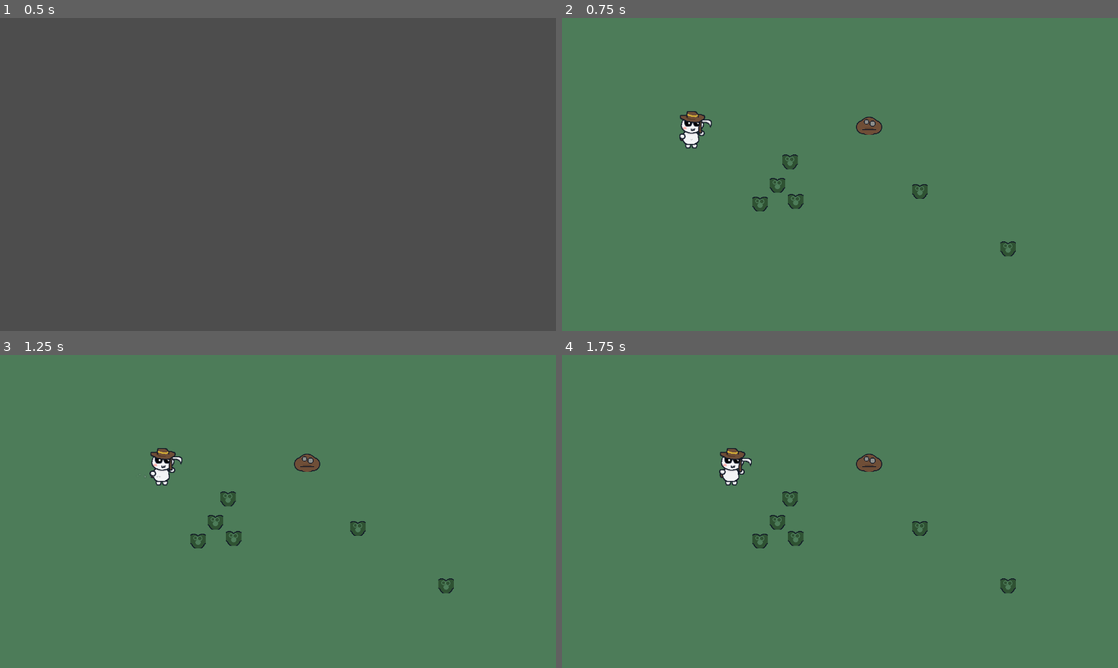
Above: before the commit, frames 1-4 (two rows, left to right).
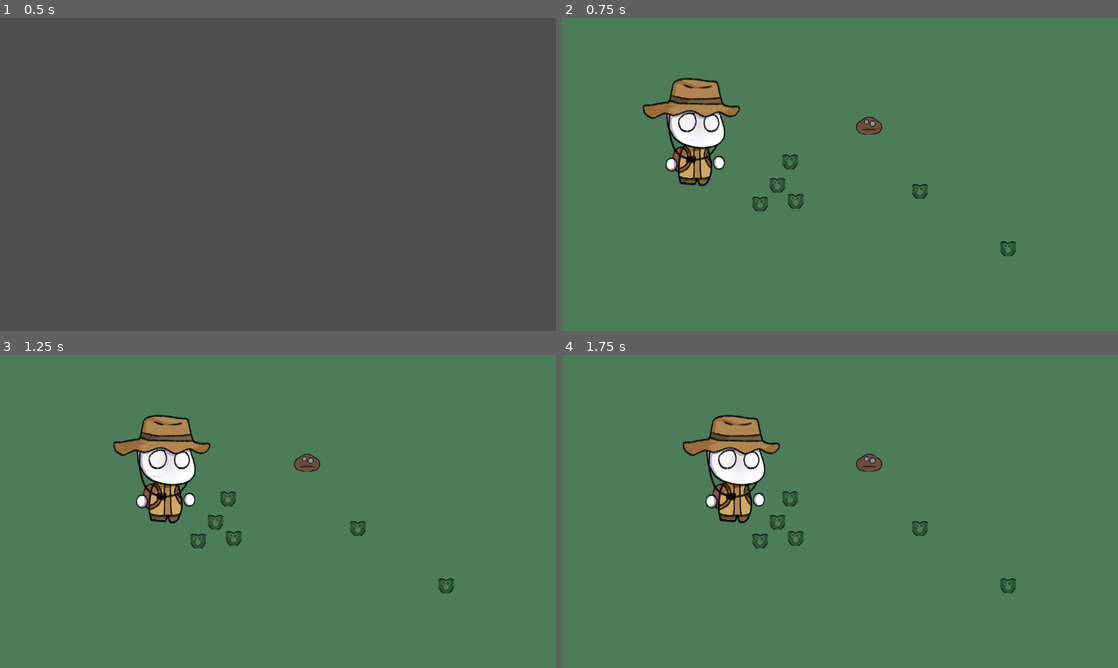
Above: after the commit, the same moments.

Repository: Akabim/arkeolog
Game: Godot game, scene res://src/core/main.tscn
Same seed, same stepped clock (60 frames per second), same inputs: the game is played once before the commit and once after it.
Inputs (mouse positions are in pixels of both pictures, inside the frame that each line leads up to):
- Up to frame 1 (0.5 s): no input
- Up to frame 2 (0.75 s): tap Enter (ui_accept) at 0.5 s; move the mouse to (962, 158) at 0.52 s; hold D (move_right) from 0.53 s (still down); hold E (interact) from 0.53 s (still down); click (962, 158) at 0.67 s
- Up to frame 3 (1.25 s): keep holding D (move_right); keep holding E (interact); tap Enter (ui_accept) at 0.77 s
- Up to frame 4 (1.75 s): release D (move_right) at 1.25 s; release E (interact) at 1.25 s; drag from (728, 527) to (1006, 586) at 1.27 s

Frame 1 is identical in both runs. In frame 2, 3.1% of the frame differs, in the area x 14-32%, y 19-54%; in frame 3, 3.1%, in the area x 20-38%, y 19-54%; in frame 4, 3.1%.
Error after the commit: Invalid assignment of property or key 'texture' with value of type 'CompressedTexture2D' on a base object of type 'null instance'. (res://src/entities/player/p…

Commit message:
Inject high-quality, juicy keyframe animations (idle breathing, walk bounce steps, tool swings) for Nesya's modular character parts

Diff:
--- a/src/entities/player/player.tscn
+++ b/src/entities/player/player.tscn
@@ -1,9 +1,15 @@
 [gd_scene format=3 uid="uid://b8y48k1q6k7g"]
 
-[ext_resource type="Script" path="res://src/entities/player/player.gd" id="1_player"]
-[ext_resource type="Texture2D" uid="uid://c7y58ni4dluq2" path="res://assets/textures/player/karakter.png" id="2_dqkch"]
+[ext_resource type="Script" uid="uid://djgykpijmkgtp" path="res://src/entities/player/player.gd" id="1_player"]
 [ext_resource type="Texture2D" uid="uid://fd32msged4o5" path="res://assets/textures/player/hand.png" id="3_qlg0r"]
-[ext_resource type="Texture2D" uid="uid://bjr2b7huck7wh" path="res://assets/textures/player/scyte.png" id="4_dqkch"]
+[ext_resource type="Texture2D" uid="uid://c0kluls3m0pc4" path="res://assets/textures/player/Char depan/Tas.png" id="3_tk761"]
+[ext_resource type="Texture2D" uid="uid://b5mny30scf5ai" path="res://assets/textures/player/Char depan/Kaki Kiri.png" id="4_n7e5a"]
+[ext_resource type="Texture2D" uid="uid://hq6recn0cxlw" path="res://assets/textures/player/Char depan/Kaki Kanan.png" id="5_kc3pt"]
+[ext_resource type="Texture2D" uid="uid://bqjhchs7as13o" path="res://assets/textures/player/Char depan/Badan.png" id="6_3c4mh"]
+[ext_resource type="Texture2D" uid="uid://dmyrsfombd4rb" path="res://assets/textures/player/Char depan/Kepala.png" id="7_p2qdy"]
+[ext_resource type="Texture2D" uid="uid://cf1ryiq56iq2f" path="res://assets/textures/player/Char depan/Topi.png" id="8_lqdhu"]
+[ext_resource type="Texture2D" uid="uid://boqttln8j6gp3" path="res://assets/textures/player/Char depan/tangan kiri.png" id="9_t8d2k"]
+[ext_resource type="Texture2D" uid="uid://5impdxm6f3uo" path="res://assets/textures/player/Char depan/tangan kanan.png" id="10_yi0df"]
 
 [sub_resource type="CircleShape2D" id="CircleShape2D_player"]
 radius = 28.0
@@ -23,46 +29,106 @@
 tracks/0/type = "value"
 tracks/0/imported = false
 tracks/0/enabled = true
-tracks/0/path = NodePath("Visual/Sprite:scale")
+tracks/0/path = NodePath("Visual/Badan:position")
 tracks/0/interp = 1
 tracks/0/loop_wrap = true
 tracks/0/keys = {
 "times": PackedFloat32Array(0),
 "transitions": PackedFloat32Array(1),
 "update": 0,
-"values": [Vector2(1, 1)]
+"values": [Vector2(0, 0)]
 }
 tracks/1/type = "value"
 tracks/1/imported = false
 tracks/1/enabled = true
-tracks/1/path = NodePath("Visual/HandL:position")
+tracks/1/path = NodePath("Visual/Kepala:position")
 tracks/1/interp = 1
 tracks/1/loop_wrap = true
 tracks/1/keys = {
 "times": PackedFloat32Array(0),
 "transitions": PackedFloat32Array(1),
 "update": 0,
-"values": [Vector2(-22, 12)]
+"values": [Vector2(0, 0)]
 }
 tracks/2/type = "value"
 tracks/2/imported = false
 tracks/2/enabled = true
-tracks/2/path = NodePath("Visual/HandR:position")
+tracks/2/path = NodePath("Visual/Topi:position")
 tracks/2/interp = 1
 tracks/2/loop_wrap = true
 tracks/2/keys = {
 "times": PackedFloat32Array(0),
 "transitions": PackedFloat32Array(1),
 "update": 0,
-"values": [Vector2(22, 12)]
+"values": [Vector2(0, 0)]
 }
 tracks/3/type = "value"
 tracks/3/imported = false
 tracks/3/enabled = true
-tracks/3/path = NodePath("Visual/HandL:rotation")
+tracks/3/path = NodePath("Visual/KakiKiri:position")
 tracks/3/interp = 1
 tracks/3/loop_wrap = true
 tracks/3/keys = {
+"times": PackedFloat32Array(0),
+"transitions": PackedFloat32Array(1),
+"update": 0,
+"values": [Vector2(-126, -123)]
+}
+tracks/4/type = "value"
+tracks/4/imported = false
+tracks/4/enabled = true
+tracks/4/path = NodePath("Visual/KakiKanan:position")
+tracks/4/interp = 1
+tracks/4/loop_wrap = true
+tracks/4/keys = {
+"times": PackedFloat32Array(0),
+"transitions": PackedFloat32Array(1),
+"update": 0,
+"values": [Vector2(-129, -125)]
+}
+tracks/5/type = "value"
+tracks/5/imported = false
+tracks/5/enabled = true
+tracks/5/path = NodePath("Visual/HandL:position")
+tracks/5/interp = 1
+tracks/5/loop_wrap = true
+tracks/5/keys = {
+"times": PackedFloat32Array(0),
+"transitions": PackedFloat32Array(1),
+"update": 0,
+"values": [Vector2(-124, -135)]
+}
+tracks/6/type = "value"
+tracks/6/imported = false
+tracks/6/enabled = true
+tracks/6/path = NodePath("Visual/HandR:position")
+tracks/6/interp = 1
+tracks/6/loop_wrap = true
+tracks/6/keys = {
+"times": PackedFloat32Array(0),
+"transitions": PackedFloat32Array(1),
+"update": 0,
+"values": [Vector2(-131, -128)]
+}
+tracks/7/type = "value"
+tracks/7/imported = false
+tracks/7/enabled = true
+tracks/7/path = NodePath("Visual/HandL:rotation")
+tracks/7/interp = 1
+tracks/7/loop_wrap = true
+tracks/7/keys = {
+"times": PackedFloat32Array(0),
+"transitions": PackedFloat32Array(1),
+"update": 0,
+"values": [0.0]
+}
+tracks/8/type = "value"
+tracks/8/imported = false
+tracks/8/enabled = true
+tracks/8/path = NodePath("Visual/HandR:rotation")
+tracks/8/interp = 1
+tracks/8/loop_wrap = true
+tracks/8/keys = {
 "times": PackedFloat32Array(0),
 "transitions": PackedFloat32Array(1),
 "update": 0,
@@ -76,50 +142,62 @@
 tracks/0/type = "value"
 tracks/0/imported = false
 tracks/0/enabled = true
-tracks/0/path = NodePath("Visual/Sprite:scale")
+tracks/0/path = NodePath("Visual/Badan:position")
 tracks/0/interp = 2
 tracks/0/loop_wrap = true
 tracks/0/keys = {
 "times": PackedFloat32Array(0, 0.8, 1.6),
 "transitions": PackedFloat32Array(1, 1, 1),
 "update": 0,
-"values": [Vector2(1, 1), Vector2(1.02, 0.98), Vector2(1, 1)]
+"values": [Vector2(0, 0), Vector2(0, 1), Vector2(0, 0)]
 }
 tracks/1/type = "value"
 tracks/1/imported = false
 tracks/1/enabled = true
-tracks/1/path = NodePath("Visual/HandL:position")
+tracks/1/path = NodePath("Visual/Kepala:position")
 tracks/1/interp = 2
 tracks/1/loop_wrap = true
 tracks/1/keys = {
 "times": PackedFloat32Array(0, 0.8, 1.6),
 "transitions": PackedFloat32Array(1, 1, 1),
 "update": 0,
-"values": [Vector2(-22, 12), Vector2(-22, 13.5), Vector2(-22, 12)]
+"values": [Vector2(0, 0), Vector2(0, 2), Vector2(0, 0)]
 }
 tracks/2/type = "value"
 tracks/2/imported = false
 tracks/2/enabled = true
-tracks/2/path = NodePath("Visual/HandR:position")
+tracks/2/path = NodePath("Visual/Topi:position")
 tracks/2/interp = 2
 tracks/2/loop_wrap = true
 tracks/2/keys = {
 "times": PackedFloat32Array(0, 0.8, 1.6),
 "transitions": PackedFloat32Array(1, 1, 1),
 "update": 0,
-"values": [Vector2(22, 12), Vector2(22, 13.5), Vector2(22, 12)]
+"values": [Vector2(0, 0), Vector2(0, 2), Vector2(0, 0)]
 }
 tracks/3/type = "value"
 tracks/3/imported = false
 tracks/3/enabled = true
-tracks/3/path = NodePath("Visual/HandR:rotation")
-tracks/3/interp = 1
+tracks/3/path = NodePath("Visual/HandL:position")
+tracks/3/interp = 2
 tracks/3/loop_wrap = true
 tracks/3/keys = {
-"times": PackedFloat32Array(0),
-"transitions": PackedFloat32Array(1),
-"update": 0,
-"values": [0.0]
+"times": PackedFloat32Array(0, 0.8, 1.6),
+"transitions": PackedFloat32Array(1, 1, 1),
+"update": 0,
+"values": [Vector2(-124, -135), Vector2(-124, -134), Vector2(-124, -135)]
+}
+tracks/4/type = "value"
+tracks/4/imported = false
+tracks/4/enabled = true
+tracks/4/path = NodePath("Visual/HandR:position")
+tracks/4/interp = 2
+tracks/4/loop_wrap = true
+tracks/4/keys = {
+"times": PackedFloat32Array(0, 0.8, 1.6),
+"transitions": PackedFloat32Array(1, 1, 1),
+"update": 0,
+"values": [Vector2(-131, -128), Vector2(-131, -127), Vector2(-131, -128)]
 }
 
 [sub_resource type="Animation" id="Animation_swing_scythe"]
@@ -130,37 +208,13 @@
 tracks/0/imported = false
 tracks/0/enabled = true
 tracks/0/path = NodePath("Visual/HandL:rotation")
-tracks/0/interp = 2
+tracks/0/interp = 1
 tracks/0/loop_wrap = true
 tracks/0/keys = {
-"times": PackedFloat32Array(0, 0.1, 0.25),
-"transitions": PackedFloat32Array(1, 1, 1),
-"update": 0,
-"values": [0.5, -1.8, 0.0]
-}
-tracks/1/type = "value"
-tracks/1/imported = false
-tracks/1/enabled = true
-tracks/1/path = NodePath("Visual/HandL:position")
-tracks/1/interp = 2
-tracks/1/loop_wrap = true
-tracks/1/keys = {
-"times": PackedFloat32Array(0, 0.1, 0.25),
-"transitions": PackedFloat32Array(1, 1, 1),
-"update": 0,
-"values": [Vector2(-22, 12), Vector2(-36, 6), Vector2(-22, 12)]
-}
-tracks/2/type = "value"
-tracks/2/imported = false
-tracks/2/enabled = true
-tracks/2/path = NodePath("Visual/HandR:position")
-tracks/2/interp = 2
-tracks/2/loop_wrap = true
-tracks/2/keys = {
-"times": PackedFloat32Array(0, 0.1, 0.25),
-"transitions": PackedFloat32Array(1, 1, 1),
-"update": 0,
-"values": [Vector2(22, 12), Vector2(26, 16), Vector2(22, 12)]
+"times": PackedFloat32Array(0, 0.1, 0.18, 0.25),
+"transitions": PackedFloat32Array(1, 1, 1, 1),
+"update": 0,
+"values": [0.0, -0.8, 1.2, 0.0]
 }
 
 [sub_resource type="Animation" id="Animation_swing_shovel"]
@@ -170,38 +224,26 @@
 tracks/0/type = "value"
 tracks/0/imported = false
 tracks/0/enabled = true
-tracks/0/path = NodePath("Visual/HandL:rotation")
-tracks/0/interp = 2
+tracks/0/path = NodePath("Visual/HandL:position")
+tracks/0/interp = 1
 tracks/0/loop_wrap = true
 tracks/0/keys = {
-"times": PackedFloat32Array(0, 0.15, 0.3),
-"transitions": PackedFloat32Array(1, 1, 1),
-"update": 0,
-"values": [0.8, -1.2, 0.0]
+"times": PackedFloat32Array(0, 0.12, 0.22, 0.3),
+"transitions": PackedFloat32Array(1, 1, 1, 1),
+"update": 0,
+"values": [Vector2(-124, -135), Vector2(-120, -145), Vector2(-132, -125), Vector2(-124, -135)]
 }
 tracks/1/type = "value"
 tracks/1/imported = false
 tracks/1/enabled = true
-tracks/1/path = NodePath("Visual/HandL:position")
-tracks/1/interp = 2
+tracks/1/path = NodePath("Visual/HandL:rotation")
+tracks/1/interp = 1
 tracks/1/loop_wrap = true
 tracks/1/keys = {
-"times": PackedFloat32Array(0, 0.15, 0.3),
-"transitions": PackedFloat32Array(1, 1, 1),
-"update": 0,
-"values": [Vector2(-22, 12), Vector2(-30, 20), Vector2(-22, 12)]
-}
-tracks/2/type = "value"
-tracks/2/imported = false
-tracks/2/enabled = true
-tracks/2/path = NodePath("Visual/HandR:position")
-tracks/2/interp = 2
-tracks/2/loop_wrap = true
-tracks/2/keys = {
-"times": PackedFloat32Array(0, 0.15, 0.3),
-"transitions": PackedFloat32Array(1, 1, 1),
-"update": 0,
-"values": [Vector2(22, 12), Vector2(16, 24), Vector2(22, 12)]
+"times": PackedFloat32Array(0, 0.12, 0.22, 0.3),
+"transitions": PackedFloat32Array(1, 1, 1, 1),
+"update": 0,
+"values": [0.0, -0.4, 0.6, 0.0]
 }
 
 [sub_resource type="Animation" id="Animation_walk"]
@@ -211,50 +253,86 @@
 tracks/0/type = "value"
 tracks/0/imported = false
 tracks/0/enabled = true
-tracks/0/path = NodePath("Visual/Sprite:scale")
+tracks/0/path = NodePath("Visual/KakiKiri:position")
 tracks/0/interp = 2
 tracks/0/loop_wrap = true
 tracks/0/keys = {
-"times": PackedFloat32Array(0, 0.25, 0.5),
-"transitions": PackedFloat32Array(1, 1, 1),
-"update": 0,
-"values": [Vector2(1, 1), Vector2(1.06, 0.92), Vector2(1, 1)]
+"times": PackedFloat32Array(0, 0.125, 0.25, 0.375, 0.5),
+"transitions": PackedFloat32Array(1, 1, 1, 1, 1),
+"update": 0,
+"values": [Vector2(-126, -123), Vector2(-126, -127), Vector2(-126, -123), Vector2(-126, -123), Vector2(-126, -123)]
 }
 tracks/1/type = "value"
 tracks/1/imported = false
 tracks/1/enabled = true
-tracks/1/path = NodePath("Visual/HandL:position")
+tracks/1/path = NodePath("Visual/KakiKanan:position")
 tracks/1/interp = 2
 tracks/1/loop_wrap = true
 tracks/1/keys = {
-"times": PackedFloat32Array(0, 0.25, 0.5),
-"transitions": PackedFloat32Array(1, 1, 1),
-"update": 0,
-"values": [Vector2(-22, 8), Vector2(-22, 16), Vector2(-22, 8)]
+"times": PackedFloat32Array(0, 0.125, 0.25, 0.375, 0.5),
+"transitions": PackedFloat32Array(1, 1, 1, 1, 1),
+"update": 0,
+"values": [Vector2(-129, -125), Vector2(-129, -125), Vector2(-129, -125), Vector2(-129, -129), Vector2(-129, -125)]
 }
 tracks/2/type = "value"
 tracks/2/imported = false
 tracks/2/enabled = true
-tracks/2/path = NodePath("Visual/HandR:position")
+tracks/2/path = NodePath("Visual/Badan:position")
 tracks/2/interp = 2
 tracks/2/loop_wrap = true
 tracks/2/keys = {
-"times": PackedFloat32Array(0, 0.25, 0.5),
-"transitions": PackedFloat32Array(1, 1, 1),
-"update": 0,
-"values": [Vector2(22, 16), Vector2(22, 8), Vector2(22, 16)]
+"times": PackedFloat32Array(0, 0.125, 0.25, 0.375, 0.5),
+"transitions": PackedFloat32Array(1, 1, 1, 1, 1),
+"update": 0,
+"values": [Vector2(0, 0), Vector2(0, 1), Vector2(0, 0), Vector2(0, 1), Vector2(0, 0)]
 }
 tracks/3/type = "value"
 tracks/3/imported = false
 tracks/3/enabled = true
-tracks/3/path = NodePath("Visual/HandR:rotation")
-tracks/3/interp = 1
+tracks/3/path = NodePath("Visual/Kepala:position")
+tracks/3/interp = 2
 tracks/3/loop_wrap = true
 tracks/3/keys = {
-"times": PackedFloat32Array(0),
-"transitions": PackedFloat32Array(1),
-"update": 0,
-"values": [0.0]
+"times": PackedFloat32Array(0, 0.125, 0.25, 0.375, 0.5),
+"transitions": PackedFloat32Array(1, 1, 1, 1, 1),
+"update": 0,
+"values": [Vector2(0, 0), Vector2(0, 1), Vector2(0, 0), Vector2(0, 1), Vector2(0, 0)]
+}
+tracks/4/type = "value"
+tracks/4/imported = false
+tracks/4/enabled = true
+tracks/4/path = NodePath("Visual/Topi:position")
+tracks/4/interp = 2
+tracks/4/loop_wrap = true
+tracks/4/keys = {
+"times": PackedFloat32Array(0, 0.125, 0.25, 0.375, 0.5),
+"transitions": PackedFloat32Array(1, 1, 1, 1, 1),
+"update": 0,
+"values": [Vector2(0, 0), Vector2(0, 1), Vector2(0, 0), Vector2(0, 1), Vector2(0, 0)]
+}
+tracks/5/type = "value"
+tracks/5/imported = false
+tracks/5/enabled = true
+tracks/5/path = NodePath("Visual/HandL:position")
+tracks/5/interp = 2
+tracks/5/loop_wrap = true
+tracks/5/keys = {
+"times": PackedFloat32Array(0, 0.125, 0.25, 0.375, 0.5),
+"transitions": PackedFloat32Array(1, 1, 1, 1, 1),
+"update": 0,
+"values": [Vector2(-124, -135), Vector2(-124, -133), Vector2(-124, -135), Vector2(-124, -133), Vector2(-124, -135)]
+}
+tracks/6/type = "value"
+tracks/6/imported = false
+tracks/6/enabled = true
+tracks/6/path = NodePath("Visual/HandR:position")
+tracks/6/interp = 2
+tracks/6/loop_wrap = true
+tracks/6/keys = {
+"times": PackedFloat32Array(0, 0.125, 0.25, 0.375, 0.5),
+"transitions": PackedFloat32Array(1, 1, 1, 1, 1),
+"update": 0,
+"values": [Vector2(-131, -128), Vector2(-131, -126), Vector2(-131, -128), Vector2(-131, -126), Vector2(-131, -128)]
 }
 
 [sub_resource type="AnimationLibrary" id="AnimationLibrary_player"]
@@ -274,6 +352,7 @@
 script = ExtResource("1_player")
 
 [node name="CollisionShape2D" type="CollisionShape2D" parent="." unique_id=2113414262]
+visible = false
 position = Vector2(0, 4)
 shape = SubResource("CircleShape2D_player")
 
@@ -298,20 +377,40 @@
 [node name="Visual" type="Node2D" parent="." unique_id=1858749338]
 y_sort_enabled = true
 
-[node name="Sprite" type="Sprite2D" parent="Visual" unique_id=1176453984]
-texture = ExtResource("2_dqkch")
-
-[node name="HandL" type="Sprite2D" parent="Visual" unique_id=554973066]
-position = Vector2(-22, 12)
-texture = ExtResource("3_qlg0r")
-
-[node name="Tool" type="Sprite2D" parent="Visual/HandL" unique_id=965165640]
-position = Vector2(-8, -3)
-texture = ExtResource("4_dqkch")
-
-[node name="HandR" type="Sprite2D" parent="Visual" unique_id=108426726]
-position = Vector2(22, 12)
-texture = ExtResource("3_qlg0r")
+[node name="Tas" type="Sprite2D" parent="Visual" unique_id=157407684]
+texture = ExtResource("3_tk761")
+
+[node name="KakiKiri" type="Sprite2D" parent="Visual" unique_id=343680900]
+position = Vector2(-126, -123)
+texture = ExtResource("4_n7e5a")
+centered = false
+
+[node name="KakiKanan" type="Sprite2D" parent="Visual" unique_id=238814153]
+position = Vector2(-129, -125)
+texture = ExtResource("5_kc3pt")
+centered = false
+
+[node name="Badan" type="Sprite2D" parent="Visual" unique_id=256189750]
+texture = ExtResource("6_3c4mh")
+
+[node name="Kepala" type="Sprite2D" parent="Visual" unique_id=1651958959]
+texture = ExtResource("7_p2qdy")
+
+[node name="Topi" type="Sprite2D" parent="Visual" unique_id=397567305]
+texture = ExtResource("8_lqdhu")
+
+[node name="HandL" type="Sprite2D" parent="Visual" unique_id=2070089238]
+position = Vector2(-124, -135)
+texture = ExtResource("9_t8d2k")
+centered = false
+
+[node name="Tool" type="Sprite2D" parent="Visual/HandL" unique_id=1165311710]
+
+[node name="HandR" type="Sprite2D" parent="Visual" unique_id=1230186548]
+z_index = 4
+position = Vector2(-131, -128)
+texture = ExtResource("10_yi0df")
+centered = false
 
 [node name="InteractionDetector" type="Area2D" parent="." unique_id=625213377]
 collision_layer = 0
@@ -319,6 +418,7 @@
 monitorable = false
 
 [node name="CollisionShape2D" type="CollisionShape2D" parent="InteractionDetector" unique_id=1508877668]
+visible = false
 shape = SubResource("CircleShape2D_interact")
 
 [node name="Camera2D" type="Camera2D" parent="." unique_id=1587575647]
